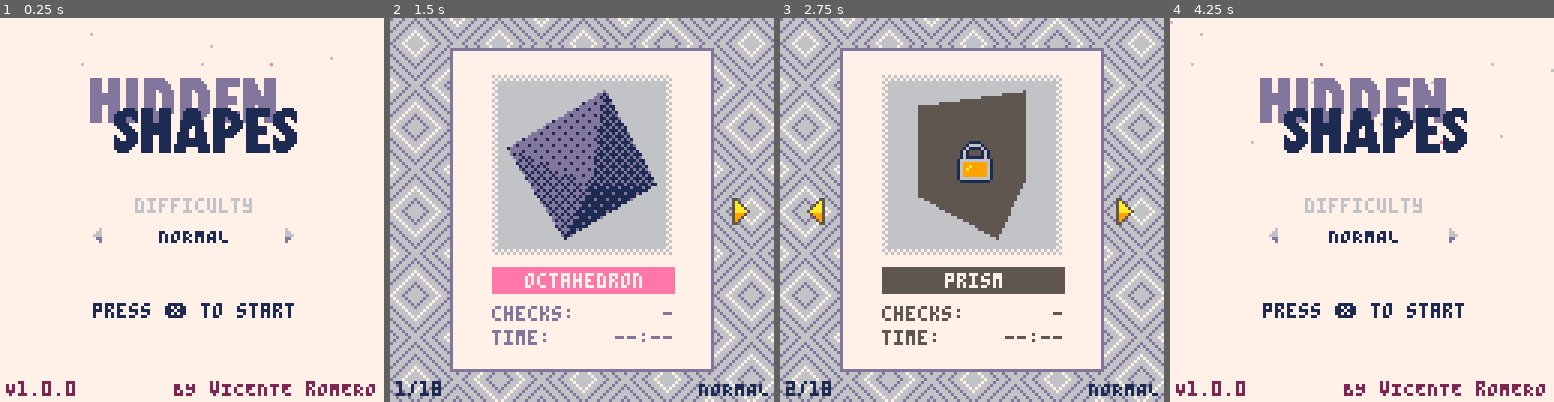
Above: before the commit, frames 1-4 (left to right).
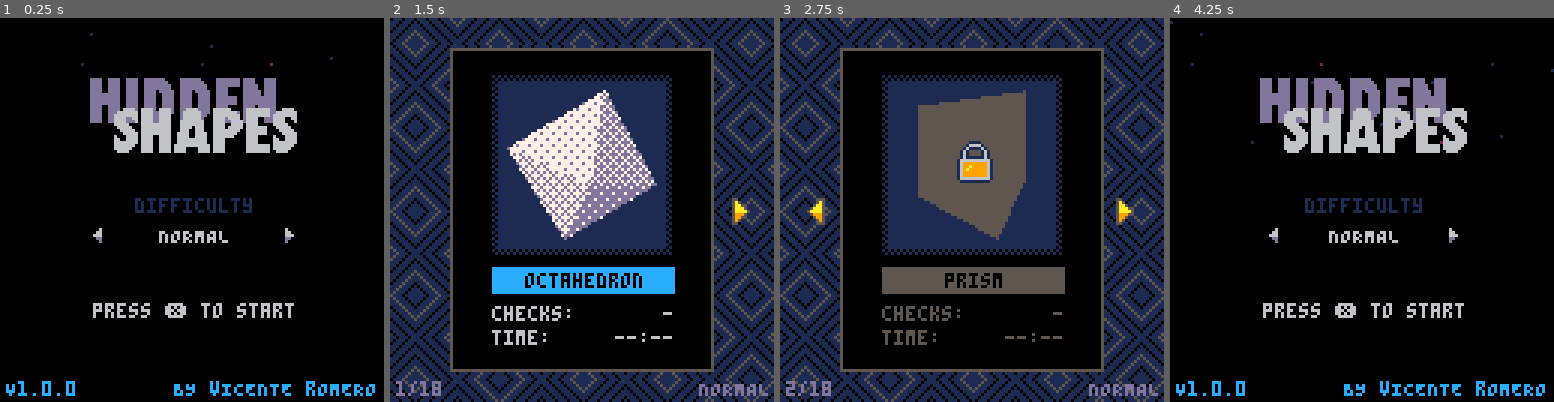
Above: after the commit, the same moments.

Repository: vteromero/hidden-shapes
Game: PICO-8 cartridge hiddenshapes.p8
Same seed, same stepped clock (60 frames per second), same inputs: the game is played once before the commit and once after it.
Inputs:
- Up to frame 1 (0.25 s): no input
- Up to frame 2 (1.5 s): tap X (X key) at 0.33, 1.07 s; tap O (Z key) at 0.7 s
- Up to frame 3 (2.75 s): hold Right 1.6-2.1 s; tap O (Z key) at 1.7, 2.1, 2.5 s; tap X (X key) at 1.85 s; hold Up 2.15-2.42 s; hold Right from 2.47 s (still down)
- Up to frame 4 (4.25 s): tap O (Z key) every 0.4 s from 2.9 to 4.1 s; tap X (X key) at 2.97, 4.08 s; release Right at 3.03 s; hold Left 3.08-3.58 s; hold Down 3.63-3.97 s; hold Right from 4.02 s (still down)

The runs differ from the first frame. In frame 1, 97% of the frame differs, in the area x 0-100%, y 0-100%; in frame 2, 100%; in frame 3, 87%; in frame 4, 97%.

Commit message:
make Dark the default palette

Diff:
--- a/main.lua
+++ b/main.lua
@@ -3,6 +3,16 @@
   cartdata"vteromero_hiddenshapes_1_0_0"
   colorpals={
     {
+      name="DARK",
+      title=split"0,1,2,13,6,1,6,12",
+      bg=split"1,0,5",
+      ui=split"0,2,6,5,10",
+      mnu=split"0,1,5,6,12,13",
+      ptr=12,
+      tri=0xd7,
+      goal=split"8,8,9,9,11,11",
+      trail=split"12,13,5"
+    },{
       name="LIGHT",
       title=split"7,6,14,13,1,6,1,2",
       bg=split"6,13,7",
@@ -12,16 +22,6 @@
       tri=0x1d,
       goal=split"8,8,9,9,11,11",
       trail=split"14,13,5"
-    },{
-      name="DARK",
-      title=split"0,1,2,13,6,1,6,12",
-      bg=split"1,0,5",
-      ui=split"0,2,6,5,10",
-      mnu=split"0,1,5,6,12,13",
-      ptr=12,
-      tri=0xd7,
-      goal=split"8,8,9,9,11,11",
-      trail=split"12,13,5"
     },
   }
   colorpalidx=1
